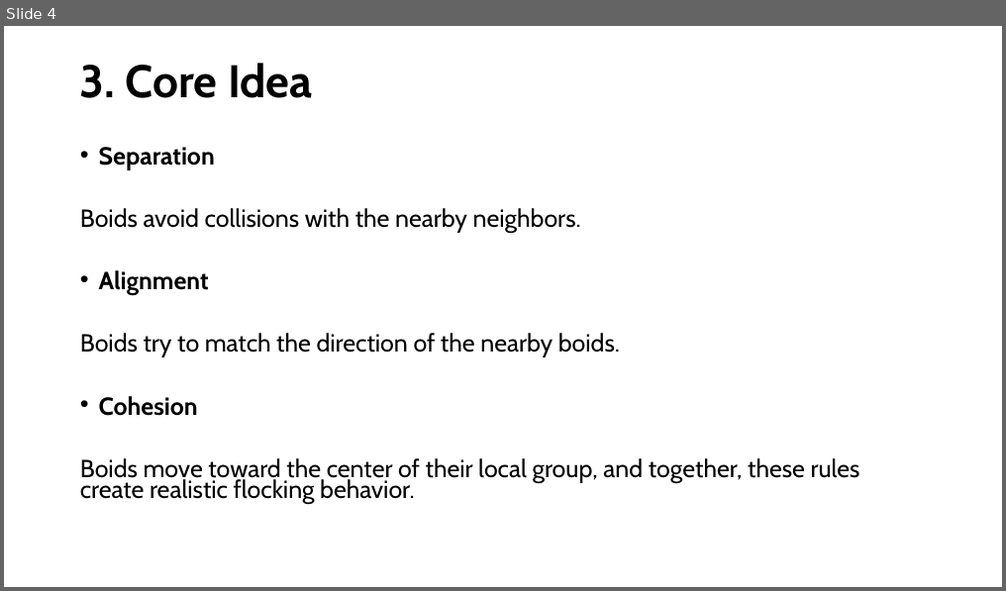
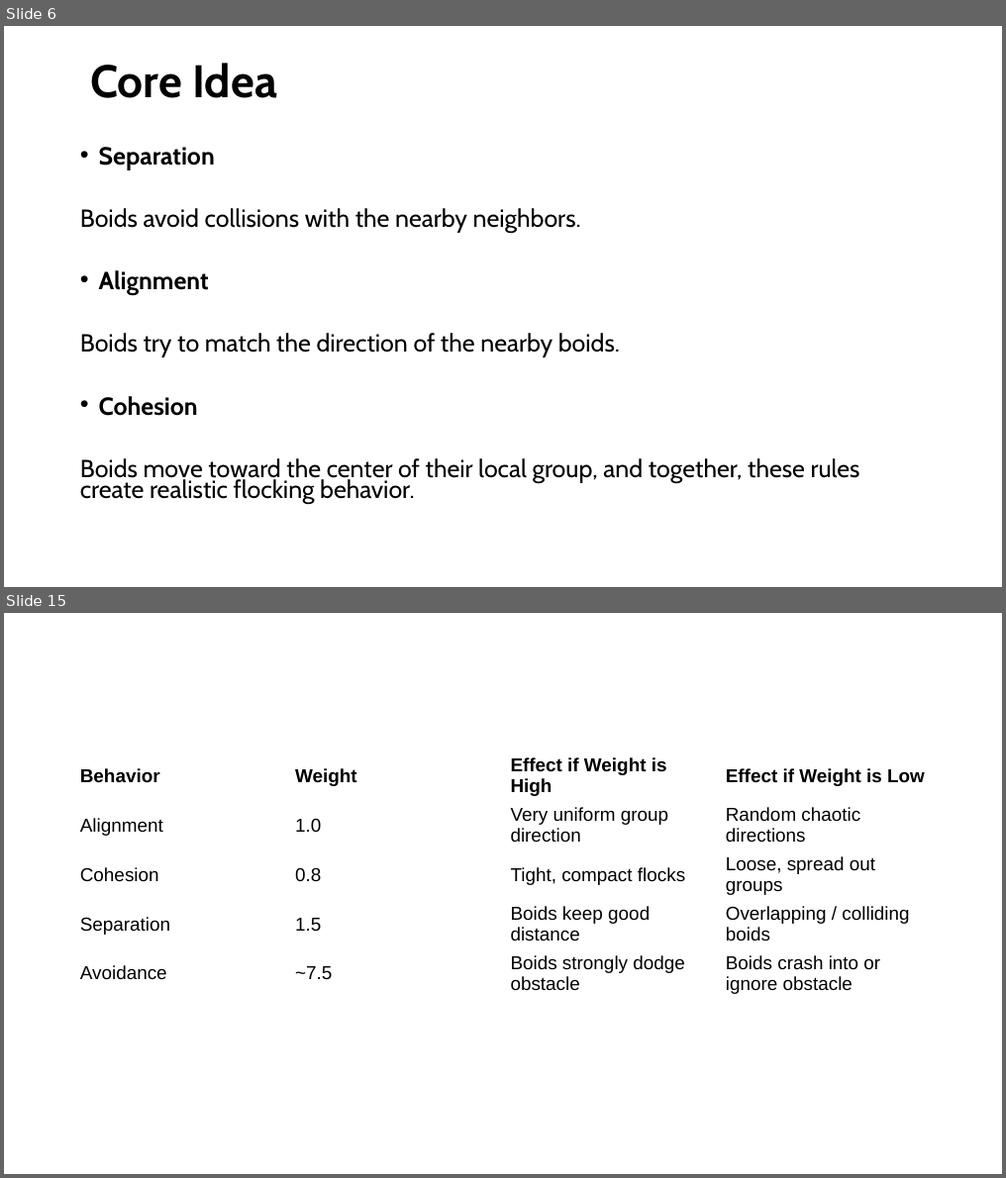
Before and after one commit to richardsalnikov-lang/Flcoking, a slide deck: FlockingRichard.pptm. Shown one above the other, each under a label of ours: slide 4 before the commit, slides 6 and 15 after it; the slides between them are not shown. The pictures are 1006x591 and 1006x1178 pixels, drawn with LibreOffice and Linux fonts; fonts in the diff are those of the drawing. Boxes give left, top, right and bottom in pixels: in the first picture for what was removed or moved away, otherwise in the second. Text is boxed around its words. In the diff, an @@ line names an element or a change of style, - is before the commit and + after.

```diff
--- a/FlockingRichard.pptm
+++ b/FlockingRichard.pptm
@@ slide 15 added at (4, 613, 1002, 1174), background #FFFFFF @@
@@ table added at (73, 752, 936, 1014), 5 rows, 4 columns @@
+Behavior | Weight | Effect if Weight is High | Effect if Weight is Low
+Alignment | 1.0 | Very uniform group direction | Random chaotic directions
+Cohesion | 0.8 | Tight, compact flocks | Loose, spread out groups
+Separation | 1.5 | Boids keep good distance | Overlapping / colliding boids
+Avoidance | ~7.5 | Boids strongly dodge obstacle | Boids crash into or ignore obstacle
@@ what was slide 4 is now slide 6 @@
@@ slide 6 changed as well @@
@@ title at (90, 63, 277, 98): text changed @@
-3. Core Idea
+Core Idea
```
Also in this commit, not shown: 6 other slides changed, 11 other slides added.
